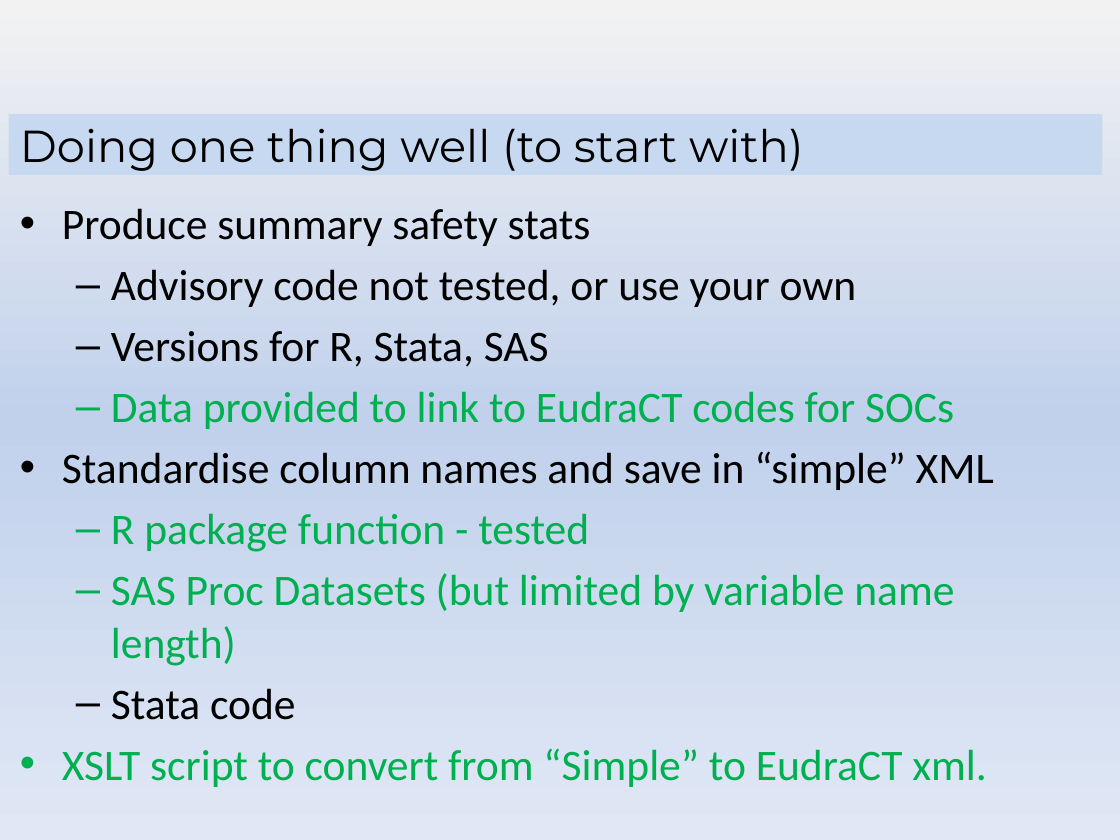
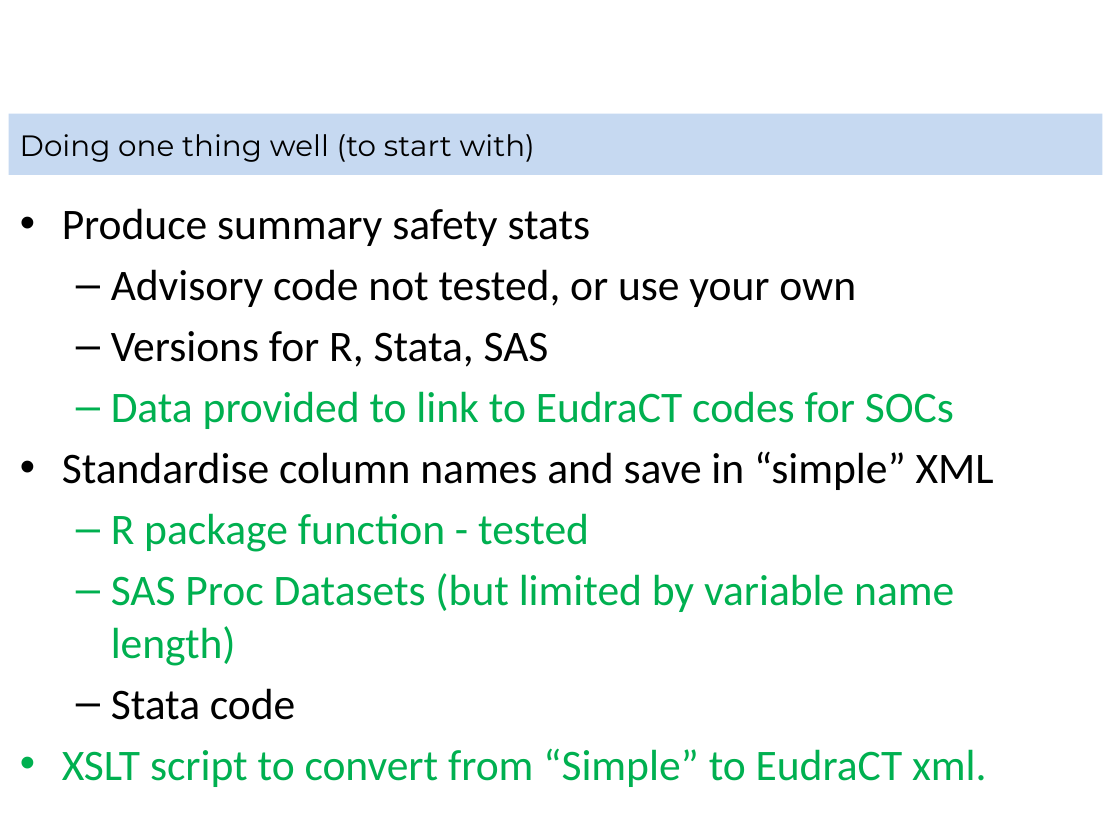
Before and after one commit to shug0131/eudraCT, a slide deck: slide 5 of documentation/Eudract Project Stats Leads.pptx (slide 4 before the commit). Drawn at 1120x840 pixels with LibreOffice and Linux fonts; fonts in the diff are those of the drawing; background and template pictures are left out. Boxes give left, top, right and bottom in pixels: in the first picture for what was removed or moved away, otherwise in the second. Text is boxed around its words. In the diff, an @@ line names an element or a change of style, - is before the commit and + after.

```diff
--- a/documentation/Eudract Project Stats Leads.pptx
+++ b/documentation/Eudract Project Stats Leads.pptx
@@ background gradient #F2F2F2 to #C2D1ED to #E1E8F5 to #FFFFFF @@
@@ rectangle "Doing one thing well (to ..." at (9, 114, 1103, 176): size 28.8 to 18.9 pt; title to rectangle @@
@@ text "Produce summary safety stats" at (62, 208, 994, 787): indent changed @@
```
Also in this commit, not shown: 15 other slides changed, 27 slides added, 4 other files.
